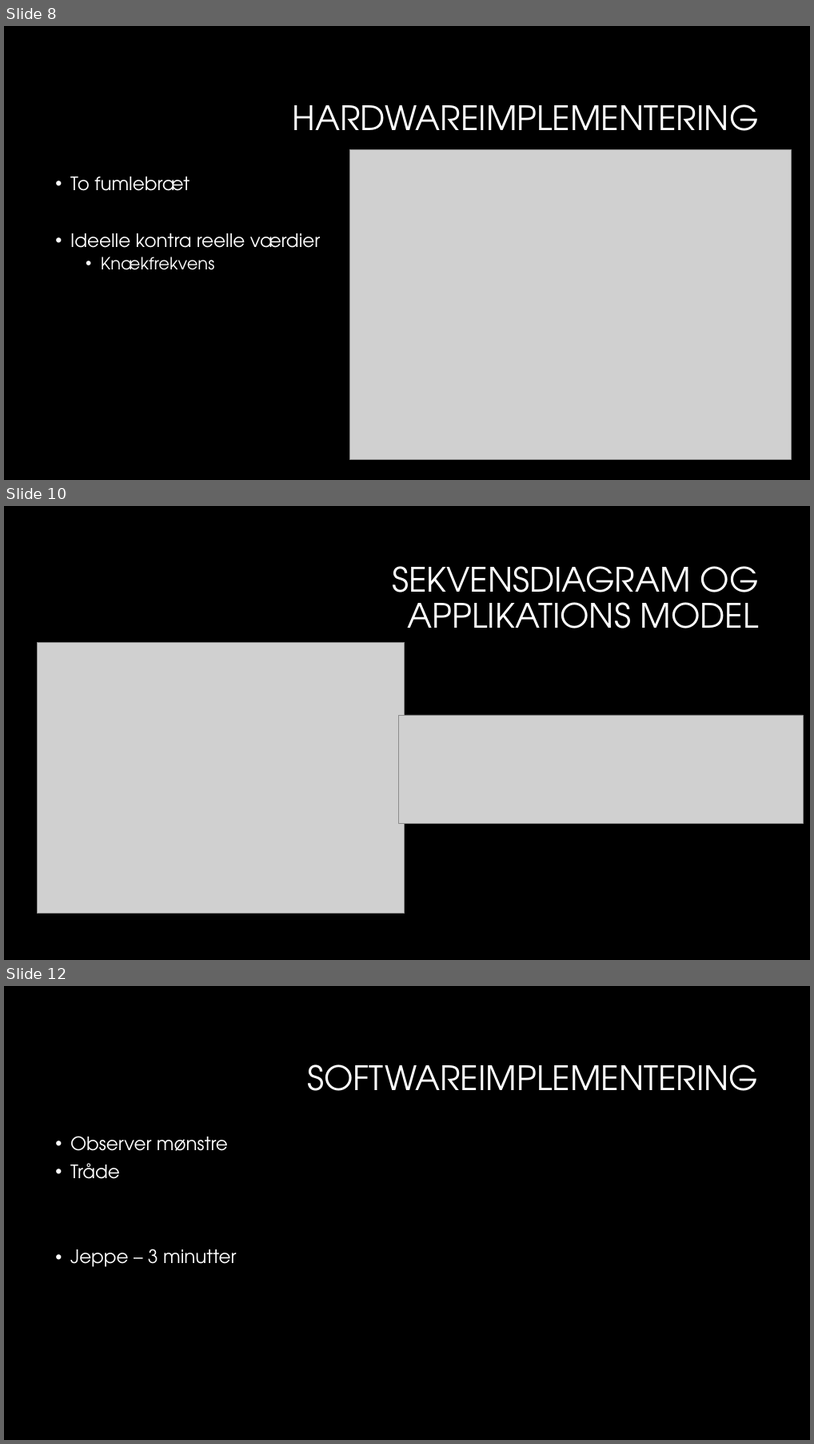
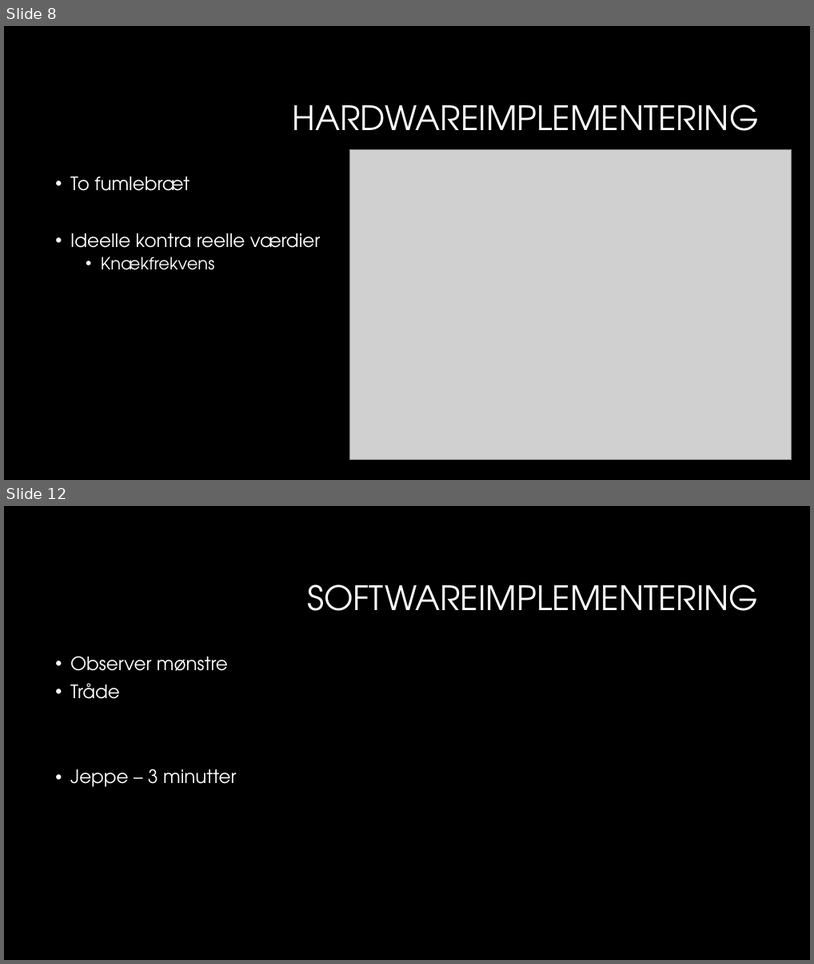
Before and after one commit to sarakirkeby/Semester-Projekt-3, a slide deck: Bifiler til projekt/Semesterprojekt 3.pptx. Shown one above the other, each under a label of ours: slides 8, 10 and 12 before the commit, slides 8 and 12 after it; the slides between them are not shown. The pictures are 814x1444 and 814x964 pixels, drawn with LibreOffice and Linux fonts; fonts in the diff are those of the drawing; grey boxes stand for pictures; background and template pictures are left out. Boxes give left, top, right and bottom in pixels: in the first picture for what was removed or moved away, otherwise in the second. Text is boxed around its words. In the diff, an @@ line names an element or a change of style, - is before the commit and + after.

```diff
--- a/Bifiler til projekt/Semesterprojekt 3.pptx
+++ b/Bifiler til projekt/Semesterprojekt 3.pptx
@@ slide 10 removed at box(4, 506, 810, 960), background #000000 @@
@@ title removed at box(392, 566, 759, 628) @@
-SEKVENSDIAGRAM OG APPLIKATIONS MODEL
@@ picture removed at box(38, 642, 405, 913) @@
@@ picture removed at box(399, 715, 804, 823) @@
```
Also in this commit, not shown: 2 slides changed, 1 slide added.
